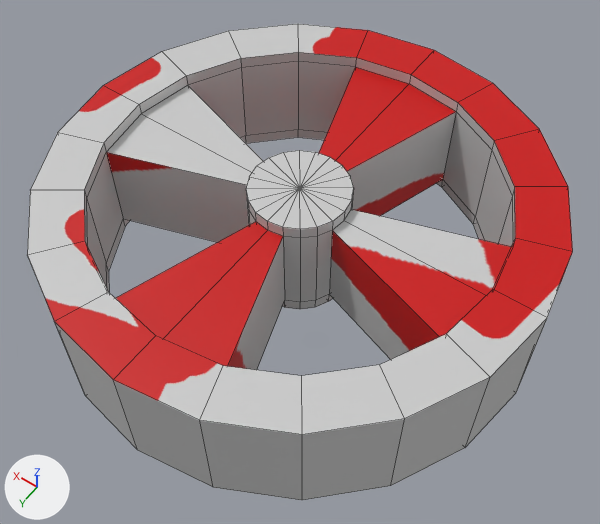
What one commit did to the Blender file assets/command_center.blend.
One viewpoint serves both versions: a 50 mm lens placed at (-1.235, 1.727, 2.52), pointed at (-0.056, 0.076, -0.074). Arrows for +X, +Y and +Z are at lower left; the lights stay in place. Mesh edges are drawn as thin lines.
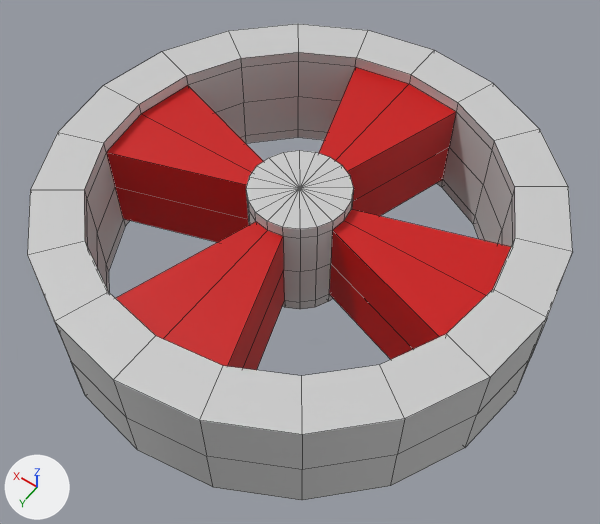
What changed in the scene script:
```text
Change me_cylinder_001:
    used by ob_cylinder; location = (0.0, 0.0, 0.0)
    remove me_cylinder_001.from_pydata(...)  # 250 vertices, 228 faces; spans x -1.0..1.0, y -1.0..1.0, z -0.25..0.25
    add me_cylinder_001.from_pydata(...)  # 153 vertices, 140 faces; spans x -1.0..1.0, y -1.0..1.0, z 0.0..0.25
    me_cylinder_001 part 1
    133 vertices are removed from x -1.0..1.0, y -1.0..1.0, z -0.25..0.2
    164 faces are deleted
    16 vertices in x -0.76..0.76, y -0.76..0.76, z -0.2 move by (0.0, 0.0, 0.2)
    20 new vertices lie (0.0, 0.0, -0.25) away from vertices in x -1.0..1.0, y -1.0..1.0, z 0.25
    16 new vertices lie (0.0, 0.0, -0.2) away from vertices in x -0.65..0.65, y -0.65..0.65, z 0.2
    76 new faces join them
    me_cylinder_001 part 2: 64 kept faces spanning x -1.0..1.0, y -1.0..1.0, z 0.0..0.25 are now shaded smooth
Change ob_cylinder:
    add _m = ob_cylinder.modifiers.new('Mirror', 'MIRROR')
    add _m.use_axis = (False, False, True)
```

Changed parts and their boxes [x1, y1, x2, y2] in the pictures (600 x 524 px):
'Cylinder', reshaped, modifiers changed
    both: [27, 24, 573, 500]
part 1 of me_cylinder_001, cut back
    both: [54, 52, 547, 500]
part 2 of me_cylinder_001, shading changed
    both: [27, 27, 573, 435]
